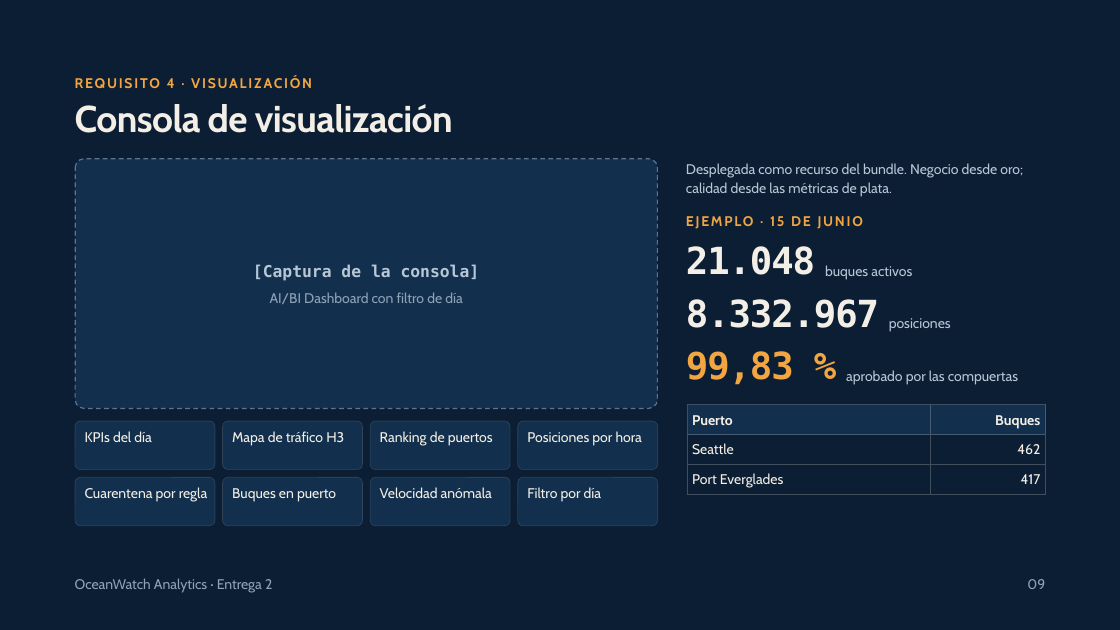
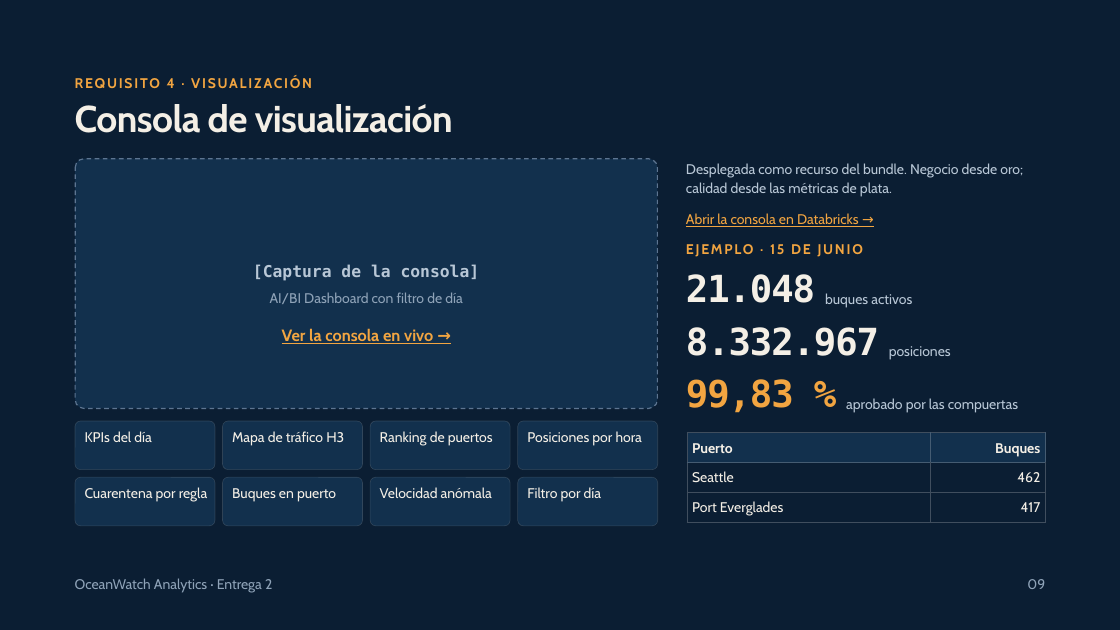
Before and after one commit to camilotorresmestra/ocean-watch-analytics, a slide deck: slide 9 of docs/presentacion/OceanWatch_Sustentacion_Entrega2.pptx. Drawn at 1120x630 pixels with LibreOffice and Linux fonts; fonts in the diff are those of the drawing. Boxes give left, top, right and bottom in pixels: in the first picture for what was removed or moved away, otherwise in the second. Text is boxed around its words. In the diff, an @@ line names an element or a change of style, - is before the commit and + after.

```diff
--- a/docs/presentacion/OceanWatch_Sustentacion_Entrega2.pptx
+++ b/docs/presentacion/OceanWatch_Sustentacion_Entrega2.pptx
@@ text added at box(686, 213, 859, 227), 12 pt, text #F2A541, underline @@
+Abrir la consola en Databricks →
@@ text "EJEMPLO · 15 DE JUNIO": place and size @@
-text "EJEMPLO · 15 DE JUNIO" at box(686, 216, 863, 229)
+text "EJEMPLO · 15 DE JUNIO" at box(686, 244, 863, 257)
@@ text added at box(282, 328, 433, 344), 14 pt, text #F2A541, bold, underline @@
+Ver la consola en vivo →
@@ 6 texts, 1 table: place and size @@
-6 texts, 1 table at box(686, 246, 1045, 495)
+6 texts, 1 table at box(686, 274, 1045, 523)
```
